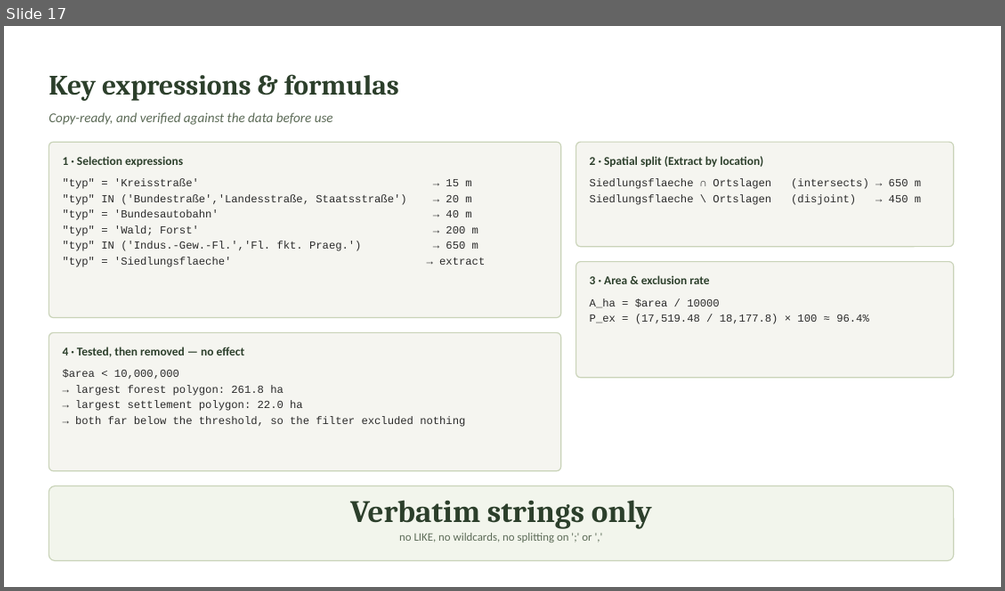
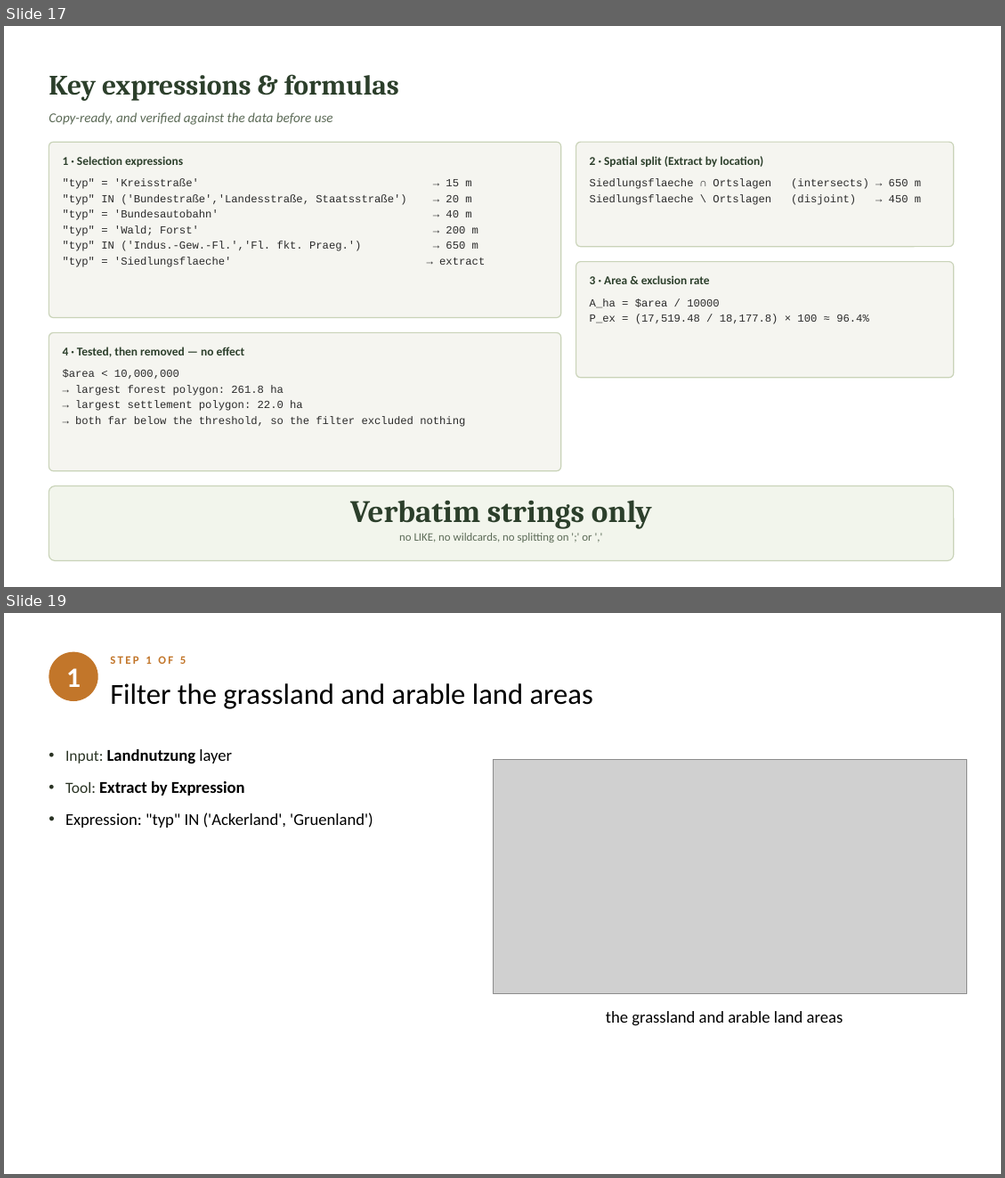
Before and after one commit to Kratosna/Methoden-zur-Analyse-und-Modellierung-von-r-umlichen-Umweltdaten, a slide deck: Procedure_Presentation.pptx. Shown one above the other, each under a label of ours: slide 17 before the commit, slides 17 and 19 after it; the slides between them are not shown. The pictures are 1005x591 and 1005x1178 pixels, drawn with LibreOffice and Linux fonts; fonts in the diff are those of the drawing; grey boxes stand for pictures. Boxes give left, top, right and bottom in pixels: in the first picture for what was removed or moved away, otherwise in the second. Text is boxed around its words. In the diff, an @@ line names an element or a change of style, - is before the commit and + after.

```diff
--- a/Procedure_Presentation.pptx
+++ b/Procedure_Presentation.pptx
@@ slide 19 added at box(4, 613, 1001, 1174), background #FFFFFF @@
@@ ellipse added at box(48, 652, 98, 701), fill #C2762A @@
@@ text added at box(110, 656, 186, 664), 11 pt, text #C2762A, bold @@
+STEP 1 OF 5
@@ text added at box(66, 668, 81, 687), 27 pt, text #FFFFFF, bold @@
+1
@@ text added at box(110, 683, 593, 709), 28 pt, text #000000 @@
+Filter the grassland and arable land areas
@@ text added at box(65, 749, 373, 827), 16 pt, text #000000 @@
+• Input: Landnutzung layer
+• Tool: Extract by Expression
+• Expression: "typ" IN ('Ackerland', 'Gruenland')
@@ picture added at box(493, 760, 966, 994) @@
@@ text added at box(606, 1011, 843, 1026), 16 pt, text #000000 @@
+the grassland and arable land areas
```
Also in this commit, not shown: 6 other slides added, 3 other files.
